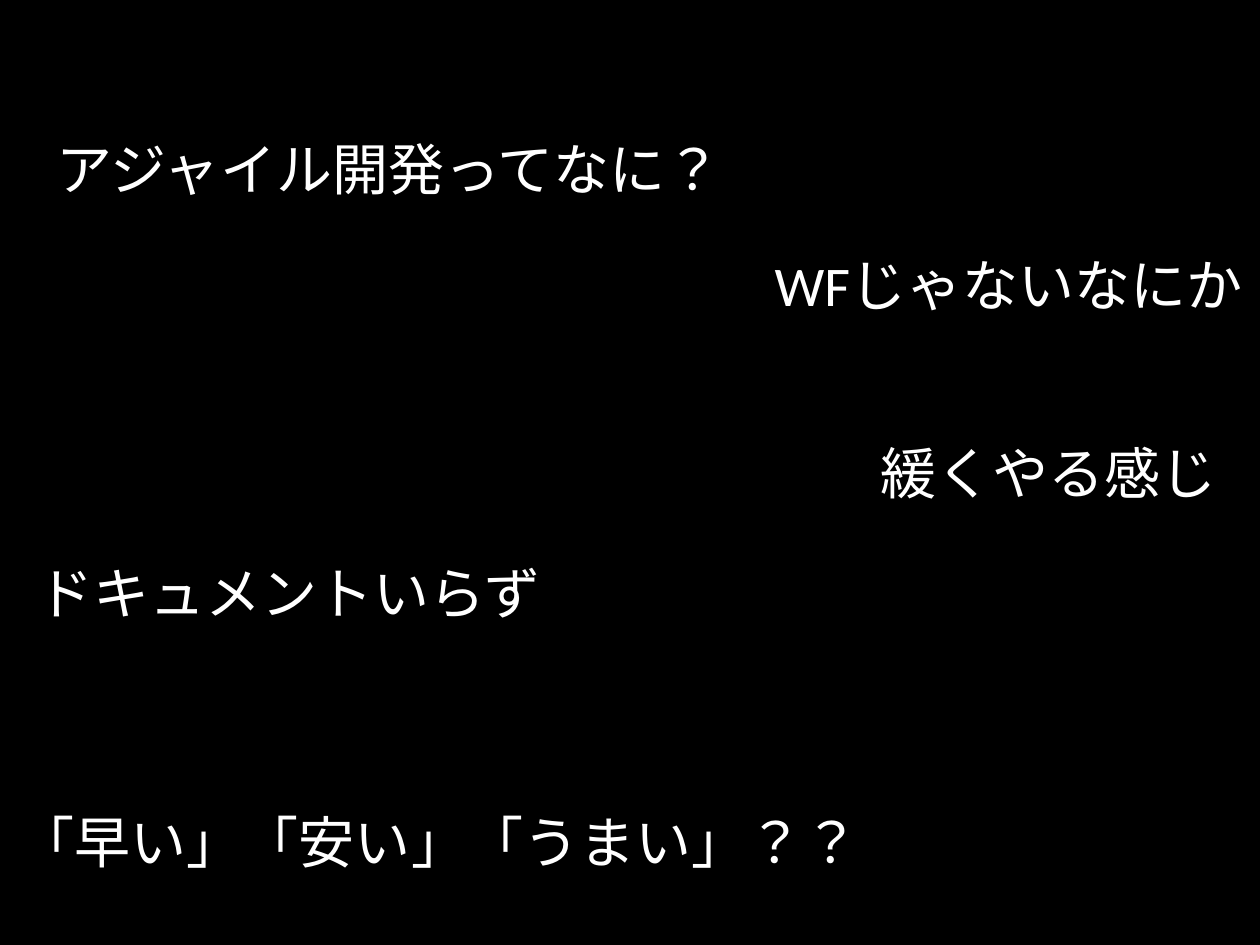
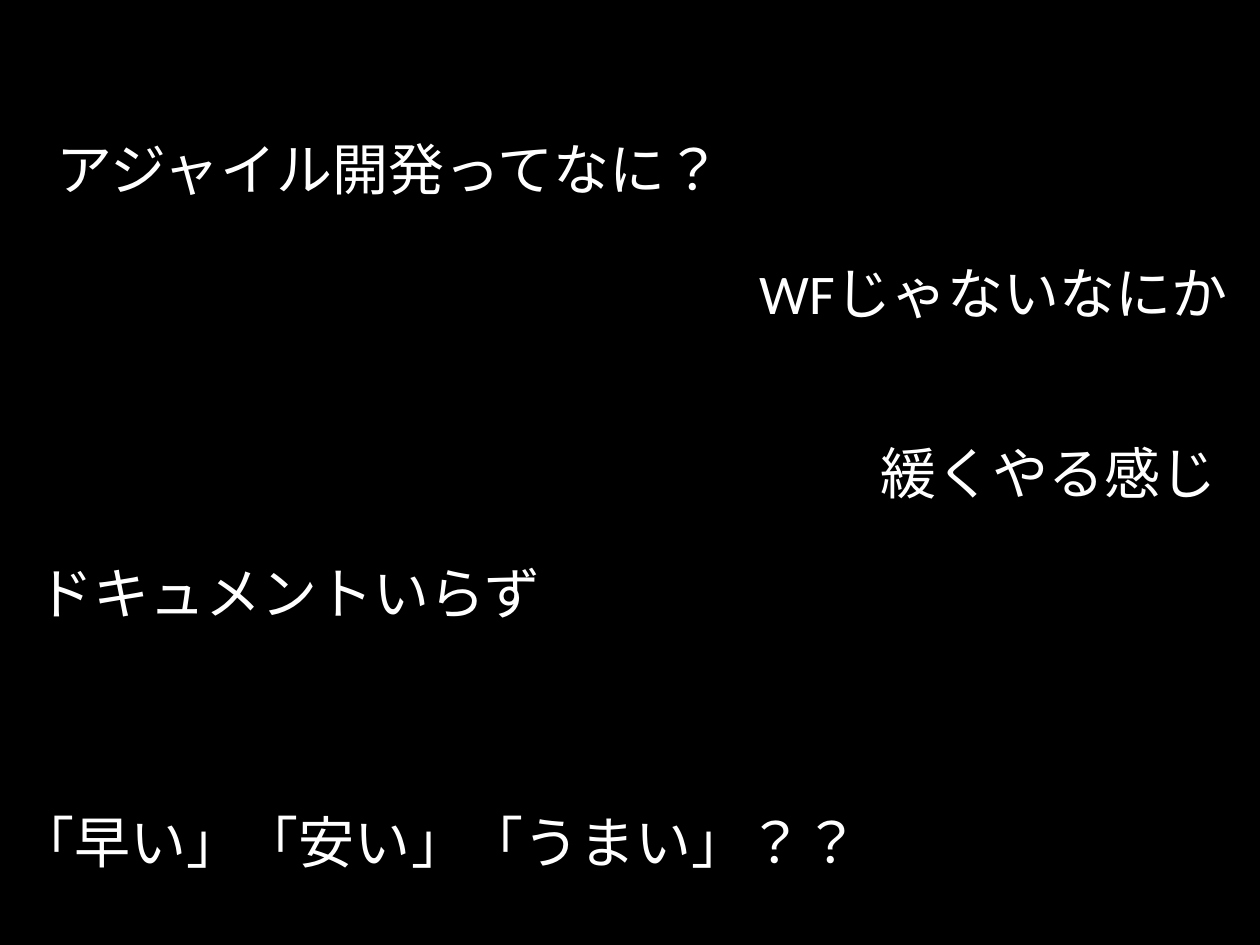
Before and after one commit to citrus1981/document, a slide deck: slide 2 of agile.pptx. Drawn at 1260x945 pixels with LibreOffice and Linux fonts; fonts in the diff are those of the drawing; background and template pictures are left out. Boxes give left, top, right and bottom in pixels: in the first picture for what was removed or moved away, otherwise in the second. Text is boxed around its words. In the diff, an @@ line names an element or a change of style, - is before the commit and + after.

```diff
--- a/agile.pptx
+++ b/agile.pptx
@@ text "WFじゃないなにか" moved from (x1=775, y1=261, x2=1243, y2=310) to (x1=759, y1=269, x2=1227, y2=318) @@
```
Also in this commit, not shown: 6 other slides changed, 4 slides added, 6 slides removed.
